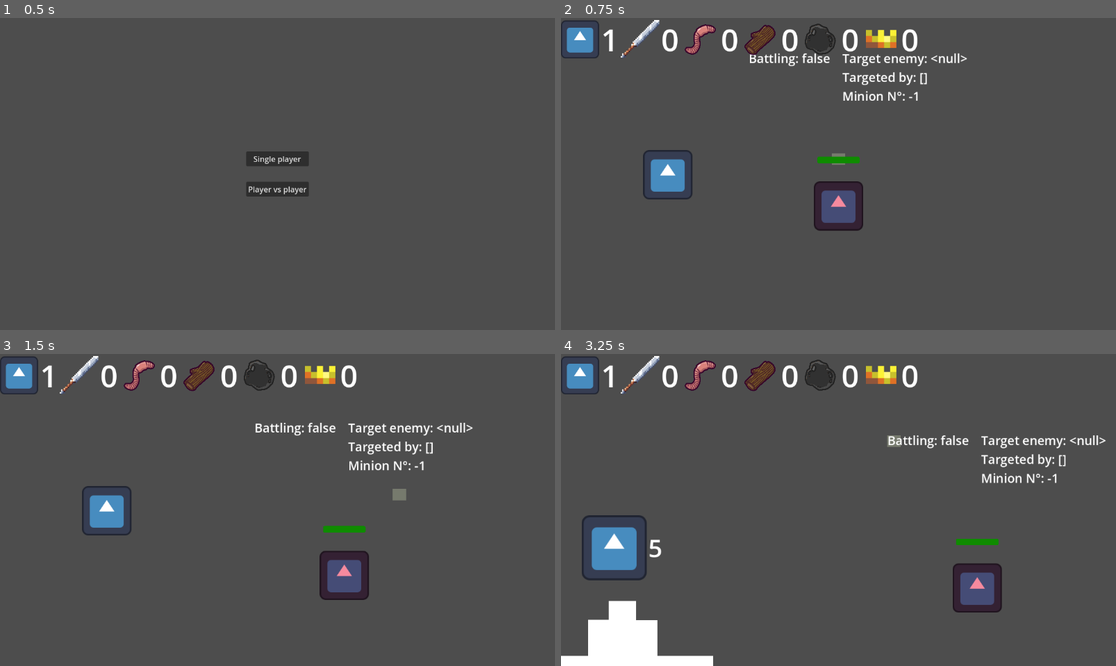
Above: before the commit, frames 1-4 (two rows, left to right).
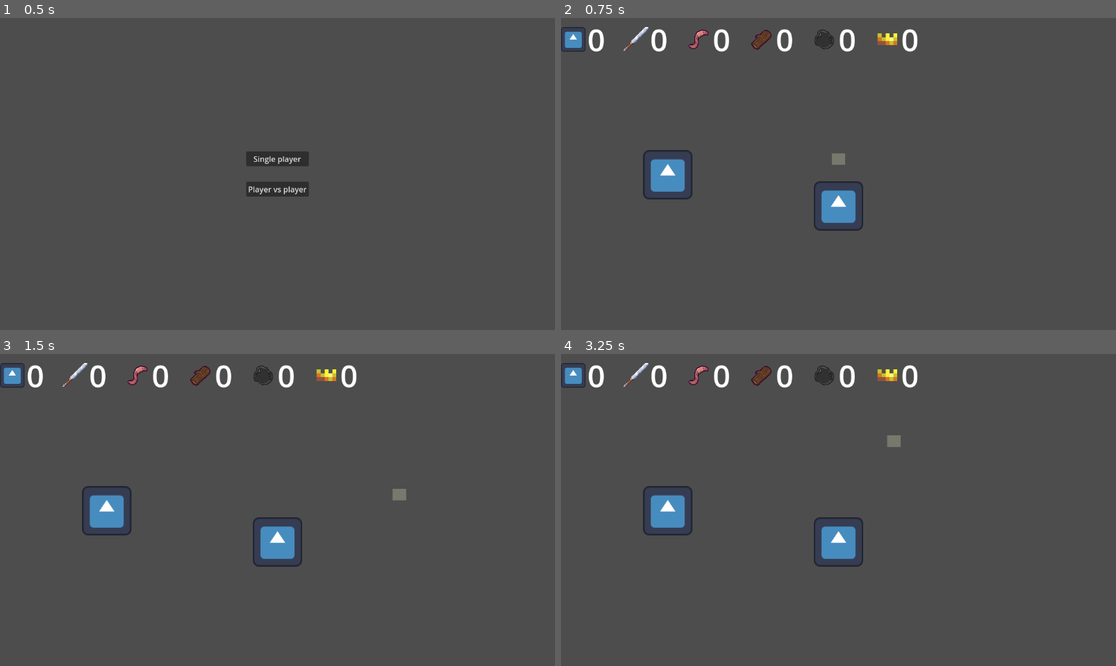
Above: after the commit, the same moments.

Repository: pradoh97/horde
Game: Godot game, scene res://start_screen/start_screen.tscn
The game is run twice, just before and just after one commit, with the same random seed, the same clock (stepped at 60 frames per second) and the same inputs. The engine's default icon, where the game draws it, is replaced by a stand-in: a white triangle on a blue panel in a dark square.
Inputs (mouse positions are in pixels of both pictures, inside the frame that each line leads up to):
- Up to frame 1 (0.5 s): no input
- Up to frame 2 (0.75 s): click "Single player" at 0.5 s
- Up to frame 3 (1.5 s): tap Enter at 1.25 s; move the mouse to (399, 494) at 1.27 s; hold D (right_p1) from 1.28 s (still down); tap Down (down_p2) at 1.35 s
- Up to frame 4 (3.25 s): move the mouse to (727, 525) at 2.02 s; release D (right_p1) at 2.03 s; hold S (down_p1) 2.03-2.78 s; tap Left (left_p2) at 2.1 s; tap Space at 2.75 s; move the mouse to (894, 441) at 2.77 s; hold D (right_p1) from 2.78 s (still down); click (894, 441) at 2.85 s

Frame 1 is identical in both runs. In frame 2, 4.7% of the frame differs, in the area x 0-74%, y 0-68%; in frame 3, 5.7%; in frame 4, 11%, in the area x 0-99%, y 0-100%.
Error after the commit: Parse Error: Invalid operands "CollectibleResource.TYPE" and "String" for "==" operator. (res://army/army.gd:127)

Commit message:
change type for enum

Diff:
--- a/resources/collectible_resource.gd
+++ b/resources/collectible_resource.gd
@@ -1,4 +1,5 @@
 class_name CollectibleResource extends Resource
 
-@export var type: String = ""
+enum TYPE {WOOD=0, STONE=1, FOOD=2, WEAPON=3}
+@export var type: TYPE
 @export var texture: Texture2D = null
--- a/resources/food.tres
+++ b/resources/food.tres
@@ -5,6 +5,6 @@
 
 [resource]
 script = ExtResource("1_j6d7s")
-type = "Food"
+type = 2
 texture = ExtResource("2_vuuqq")
 metadata/_custom_type_script = "uid://ccriiwtes1i48"
--- a/resources/stone.tres
+++ b/resources/stone.tres
@@ -5,6 +5,6 @@
 
 [resource]
 script = ExtResource("1_c7xck")
-type = "Stone"
+type = 1
 texture = ExtResource("2_c7xck")
 metadata/_custom_type_script = "uid://ccriiwtes1i48"
--- a/resources/weapon.tres
+++ b/resources/weapon.tres
@@ -15,4 +15,5 @@
 [resource]
 script = ExtResource("11_yngc0")
 available_textures = Array[Texture2D]([ExtResource("1_jb2me"), ExtResource("2_qc7t2"), ExtResource("3_2lxx5"), ExtResource("4_nboxh"), ExtResource("5_6osje"), ExtResource("6_upcfj"), ExtResource("7_blxqs"), ExtResource("8_1clcy"), ExtResource("9_r3ywq"), ExtResource("10_ku1of")])
+type = 3
 metadata/_custom_type_script = "uid://crdkenqflrsr7"
